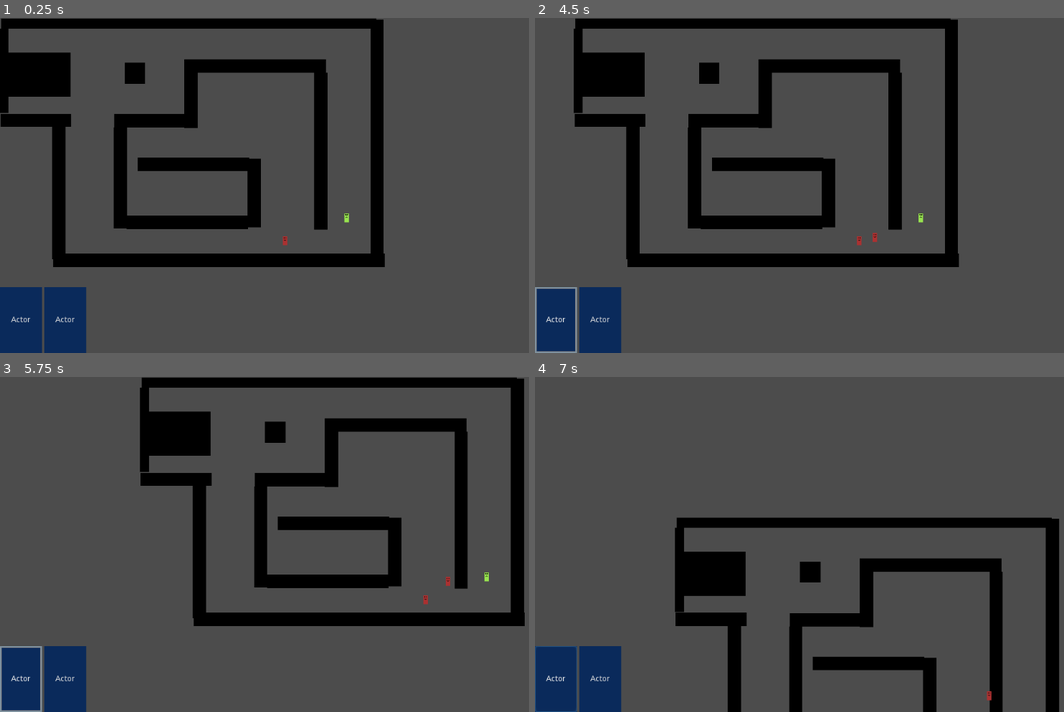
Above: before the commit, frames 1-4 (two rows, left to right).
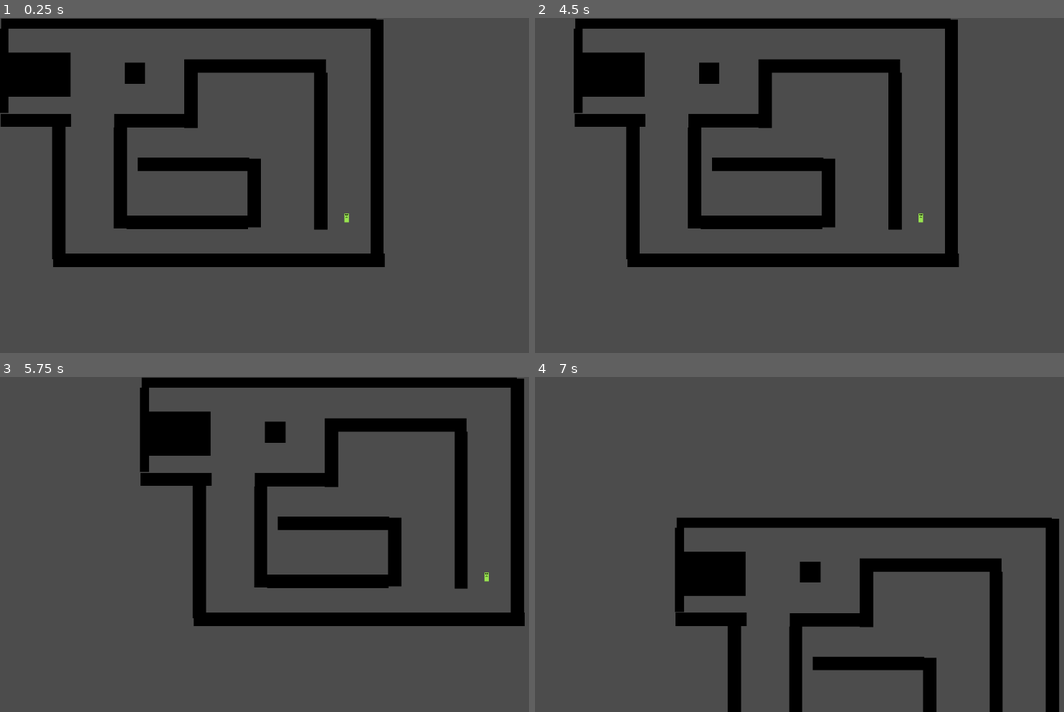
Above: after the commit, the same moments.

Repository: bbenefield89/Godot_cRPG
Game: Godot game, scene res://World.tscn
The game is run twice, just before and just after one commit, with the same random seed, the same clock (stepped at 60 frames per second) and the same inputs.
Inputs (mouse positions are in pixels of both pictures, inside the frame that each line leads up to):
- Up to frame 1 (0.25 s): no input
- Up to frame 2 (4.5 s): click (556, 319) at 0.5 s, where only the run before the commit has a clickable "Actor"; click (556, 319) at 1.25 s, where only the run before the commit has a clickable "Actor"; click (556, 319) at 2 s, where only the run before the commit has a clickable "Actor"; tap Enter at 2.75, 4.25 s; drag from (820, 242) to (878, 111) at 2.77 s; tap Space at 3.5 s; drag from (820, 242) to (794, 252) at 3.52 s; move the mouse to (878, 219) at 4.27 s; hold A (camera_left) from 4.28 s (still down); click (878, 219) at 4.42 s
- Up to frame 3 (5.75 s): tap Shift (shift) at 4.55 s; release A (camera_left) at 5 s; drag from (259, 611) to (449, 581) at 5.02 s
- Up to frame 4 (7 s): tap Space at 5.75 s; move the mouse to (995, 594) at 5.77 s; hold W (camera_up) 5.78-6.5 s; click (995, 594) at 5.92 s; tap Shift (shift) at 6.05 s; tap Escape (open_esc_menu) at 6.4 s; drag from (651, 494) to (989, 698) at 6.52 s

The runs differ from the first frame. In frame 1, 3.1% of the frame differs, in the area x 0-55%, y 65-100%; in frame 2, 3.2%, in the area x 0-65%, y 64-100%; in frame 3, 3.2%; in frame 4, 3.1%.

Commit message:
Create basic save/load system

Diff:
--- a/Characters/ActorsContainer.gd
+++ b/Characters/ActorsContainer.gd
@@ -41,7 +41,7 @@
 
 
 func handle_key_input_select_actor(num_key_value: int) -> void: ###
-	if get_child_count() > num_key_value:
+	if actors_in_party.size() > num_key_value:
 		if Input.is_action_pressed("shift"):
 			select_actor(get_child(num_key_value))
 		else:
--- /dev/null
+++ b/UI/ActorBar.gd
@@ -0,0 +1,4 @@
+extends HBoxContainer
+
+func _ready():
+	modulate.a = 0
--- a/UI/BottomUI.tscn
+++ b/UI/BottomUI.tscn
@@ -1,11 +1,6 @@
-[gd_scene load_steps=4 format=2]
+[gd_scene load_steps=2 format=2]
 
-[ext_resource path="res://UI/SelectActorButton.gd" type="Script" id=1]
 [ext_resource path="res://UI/PartyContainerUI.gd" type="Script" id=2]
-
-[sub_resource type="StyleBoxFlat" id=1]
-bg_color = Color( 0.0431373, 0.168627, 0.360784, 1 )
-border_color = Color( 0.580392, 0.580392, 0.580392, 1 )
 
 [node name="BottomUI" type="MarginContainer"]
 anchor_top = 1.0
@@ -21,64 +16,15 @@
 margin_bottom = 118.0
 
 [node name="PartyContainer" type="HBoxContainer" parent="HBoxContainer"]
-margin_right = 154.0
 margin_bottom = 118.0
 script = ExtResource( 2 )
 
-[node name="MarginContainer" type="MarginContainer" parent="HBoxContainer/PartyContainer"]
-margin_right = 75.0
-margin_bottom = 118.0
-rect_min_size = Vector2( 75, 0 )
-mouse_default_cursor_shape = 2
-
-[node name="Panel" type="Panel" parent="HBoxContainer/PartyContainer/MarginContainer"]
-margin_right = 75.0
-margin_bottom = 118.0
-custom_styles/panel = SubResource( 1 )
-
-[node name="SelectActorButton" type="Button" parent="HBoxContainer/PartyContainer/MarginContainer"]
-margin_right = 75.0
-margin_bottom = 118.0
-mouse_default_cursor_shape = 2
-text = "Actor"
-flat = true
-script = ExtResource( 1 )
-
-[node name="MarginContainer2" type="MarginContainer" parent="HBoxContainer/PartyContainer"]
-margin_left = 79.0
-margin_right = 154.0
-margin_bottom = 118.0
-rect_min_size = Vector2( 75, 0 )
-mouse_default_cursor_shape = 2
-
-[node name="Panel" type="Panel" parent="HBoxContainer/PartyContainer/MarginContainer2"]
-margin_right = 75.0
-margin_bottom = 118.0
-custom_styles/panel = SubResource( 1 )
-
-[node name="SelectActorButton" type="Button" parent="HBoxContainer/PartyContainer/MarginContainer2"]
-margin_right = 75.0
-margin_bottom = 118.0
-mouse_default_cursor_shape = 2
-text = "Actor"
-flat = true
-script = ExtResource( 1 )
-
 [node name="QuickMenuContainer" type="HBoxContainer" parent="HBoxContainer"]
-margin_left = 158.0
-margin_right = 158.0
+margin_left = 4.0
+margin_right = 4.0
 margin_bottom = 118.0
 
 [node name="ChatBoxContainer" type="HBoxContainer" parent="HBoxContainer"]
-margin_left = 162.0
-margin_right = 162.0
+margin_left = 8.0
+margin_right = 8.0
 margin_bottom = 118.0
-
-[connection signal="button_down" from="HBoxContainer/PartyContainer/MarginContainer/SelectActorButton" to="HBoxContainer/PartyContainer" method="_on_SelectActorButton_button_down"]
-[connection signal="button_up" from="HBoxContainer/PartyContainer/MarginContainer/SelectActorButton" to="HBoxContainer/PartyContainer/MarginContainer/SelectActorButton" method="_on_SelectActorButton_button_up"]
-[connection signal="party_ui_actor_selected" from="HBoxContainer/PartyContainer/MarginContainer/SelectActorButton" to="HBoxContainer/PartyContainer" method="_on_SelectActorButton_party_ui_actor_selected"]
-[connection signal="party_ui_actor_selected_shift" from="HBoxContainer/PartyContainer/MarginContainer/SelectActorButton" to="HBoxContainer/PartyContainer" method="_on_SelectActorButton_party_ui_actor_selected_shift"]
-[connection signal="button_down" from="HBoxContainer/PartyContainer/MarginContainer2/SelectActorButton" to="HBoxContainer/PartyContainer" method="_on_SelectActorButton_button_down"]
-[connection signal="button_up" from="HBoxContainer/PartyContainer/MarginContainer2/SelectActorButton" to="HBoxContainer/PartyContainer/MarginContainer2/SelectActorButton" method="_on_SelectActorButton_button_up"]
-[connection signal="party_ui_actor_selected" from="HBoxContainer/PartyContainer/MarginContainer2/SelectActorButton" to="HBoxContainer/PartyContainer" method="_on_SelectActorButton_party_ui_actor_selected"]
-[connection signal="party_ui_actor_selected_shift" from="HBoxContainer/PartyContainer/MarginContainer2/SelectActorButton" to="HBoxContainer/PartyContainer" method="_on_SelectActorButton_party_ui_actor_selected_shift"]
--- /dev/null
+++ b/UI/PartyMemberPortrait.tscn
@@ -0,0 +1,28 @@
+[gd_scene load_steps=3 format=2]
+
+[ext_resource path="res://UI/SelectActorButton.gd" type="Script" id=1]
+
+[sub_resource type="StyleBoxFlat" id=1]
+bg_color = Color( 0.0431373, 0.168627, 0.360784, 1 )
+border_color = Color( 0.580392, 0.580392, 0.580392, 1 )
+
+[node name="PartyMemberPortrait" type="MarginContainer"]
+margin_right = 75.0
+margin_bottom = 118.0
+rect_min_size = Vector2( 75, 0 )
+mouse_default_cursor_shape = 2
+
+[node name="Panel" type="Panel" parent="."]
+margin_right = 75.0
+margin_bottom = 118.0
+custom_styles/panel = SubResource( 1 )
+
+[node name="SelectActorButton" type="Button" parent="."]
+margin_right = 75.0
+margin_bottom = 118.0
+mouse_default_cursor_shape = 2
+text = "Actor"
+flat = true
+script = ExtResource( 1 )
+
+[connection signal="button_up" from="SelectActorButton" to="SelectActorButton" method="_on_SelectActorButton_button_up"]
--- /dev/null
+++ b/UI/SpellsContainer.gd
@@ -0,0 +1,18 @@
+extends HBoxContainer
+
+var Essential := preload("res://UI/Essential.tscn")
+
+func _ready():
+	var spells = [
+		{
+			"name": "Fireball", "cost": 1, "dmg": 1, "range": 1,
+		},
+	]
+	create_spell_containers(spells)
+
+
+func create_spell_containers(spells):
+	for spell in spells:
+		var spell_ui := Essential.instance()
+		spell_ui.get_node("Button").text = spell.name
+		add_child(spell_ui)
--- a/World.gd
+++ b/World.gd
@@ -1,4 +1,9 @@
 extends Node2D
+
+var ActorScene := preload("res://Creatures/Actor/Actor.tscn")
+var ActorsPortraitScene := preload("res://UI/PartyMemberPortrait.tscn")
+var DataMapper := preload("res://saves/DataMapper.gd").new()
+var save_data := {}
 
 onready var ActorsContainer := $ActorsContainer
 onready var EnemyContainer := $EnemyContainer
@@ -7,17 +12,68 @@
 onready var PartyUI := $UILayer/BottomUI/HBoxContainer/PartyContainer
 
 func _ready():
+	load_save("quick_save") # Only run on ready for dev purposes
 	connect_ActorsContainers()
 	connect_PartyUI()
 	connect_Actors()
 	connect_Enemies()
 
 
-func open_esc_menu(): ###
+func _input(event):
+	if event.is_action_pressed("quick_save"):
+		save_game("quick_save")
+		print("Quick Save Complete")
+
+
+func save_game(file_name: String) -> void:
+	var save_file := File.new()
+	# warning-ignore:return_value_discarded
+	save_file.open("res://saves/%s.json" % file_name, File.WRITE)
+	save_data.actors.actors_in_party.clear()
+	for actor in ActorsContainer.actors_in_party:
+		save_data.actors.actors_in_party.append(DataMapper.map_actor_to_dict(actor))
+	save_file.store_string(to_json(save_data))
+	save_file.close()
+
+
+func load_save(file_name: String) -> void:
+	var save_file := File.new()
+	if save_file.open("res://saves/%s.json" % file_name, File.READ) == OK:
+		var save_file_json = JSON.parse(save_file.get_as_text())
+		if save_file_json.error == OK:
+			save_data = save_file_json.result
+			handle_save_data()
+	else:
+		print('Save "%s" not found' % file_name) # Need to handle this error appropriately in the future
+	save_file.close()
+
+
+func handle_save_data() -> void:
+	load_actors()
+
+
+func load_actors() -> void:
+	var actors_in_party = []
+	var actors_portraits = []
+	for actor in save_data.actors.actors_in_party:
+		var actor_tscn = ActorScene.instance()
+		actors_in_party.append(actor_tscn)
+		ActorsContainer.add_child(actor_tscn)
+		DataMapper.map_dict_to_actor(actor, actor_tscn)
+
+		var actors_portrait = ActorsPortraitScene.instance()
+		actors_portraits.append(actors_portrait)
+		actors_portrait.name = actor.name
+		PartyUI.add_child(actors_portrait)
+	ActorsContainer.actors_in_party = actors_in_party
+	PartyUI.actors_portraits = actors_portraits
+
+
+func open_esc_menu() -> void: ###
 	print("Open ESC Menu") # Placeholder until we handle the ESC Menu UI
 
 
-func connect_ActorsContainers() -> void: ###
+func connect_ActorsContainers() -> void:
 	# warning-ignore:return_value_discarded
 	ActorsContainer.connect("open_esc_menu", self, "open_esc_menu")
 	# warning-ignore:return_value_discarded
@@ -25,7 +81,7 @@
 			"alter_actors_portraits")
 
 
-func connect_PartyUI() -> void: ###
+func connect_PartyUI() -> void:
 	# warning-ignore:return_value_discarded
 	PartyUI.connect("party_ui_selecting_actor", ActorsContainer,
 			"set_is_selecting_actor", [true])
@@ -40,13 +96,13 @@
 			"select_actor_by_idx")
 
 
-func connect_Actors() -> void: ###
+func connect_Actors() -> void:
 	for actor in ActorsContainer.get_children():
 		actor.Navigation2d = Navigation2d
 		actor.MainCamera = MainCamera
 
 
-func connect_Enemies() -> void: ###
+func connect_Enemies() -> void:
 	for enemy in EnemyContainer.get_children():
 		var SelectBox = enemy.get_node("SelectBox")
 		enemy.Navigation2d = Navigation2d
--- a/World.tscn
+++ b/World.tscn
@@ -1,6 +1,5 @@
-[gd_scene load_steps=9 format=2]
+[gd_scene load_steps=8 format=2]
 
-[ext_resource path="res://Creatures/Actor/Actor.tscn" type="PackedScene" id=1]
 [ext_resource path="res://Creatures/Npc/Enemies/Enemy.tscn" type="PackedScene" id=2]
 [ext_resource path="res://Cameras/Camera2D.gd" type="Script" id=3]
 [ext_resource path="res://1px_sprite.png" type="Texture" id=4]
@@ -143,12 +142,6 @@
 [node name="ActorsContainer" type="Node2D" parent="."]
 script = ExtResource( 5 )
 
-[node name="Actor" parent="ActorsContainer" instance=ExtResource( 1 )]
-position = Vector2( 509, 399 )
-
-[node name="Actor2" parent="ActorsContainer" instance=ExtResource( 1 )]
-position = Vector2( 509, 399 )
-
 [node name="EnemyContainer" type="Node2D" parent="."]
 
 [node name="Enemy" parent="EnemyContainer" instance=ExtResource( 2 )]
--- a/project.godot
+++ b/project.godot
@@ -115,6 +115,11 @@
 "events": [ Object(InputEventMouseButton,"resource_local_to_scene":false,"resource_name":"","device":0,"alt":false,"shi …(212 unchanged characters)…
  ]
 }
+quick_save={
+"deadzone": 0.5,
+"events": [ Object(InputEventKey,"resource_local_to_scene":false,"resource_name":"","device":0,"alt":false,"shift":false,"control":false,"meta":false,"command":false,"pressed":false,"scancode":16777248,"unicode":0,"echo":false,"script":null)
+ ]
+}
 
 [layer_names]
 
--- /dev/null
+++ b/saves/DataMapper.gd
@@ -0,0 +1,14 @@
+extends Node
+
+func map_actor_to_dict(actor: KinematicBody2D) -> Dictionary:
+	return {
+		"name": actor.name,
+		"health": actor.Stats.health,
+		"position": { "x": actor.position.x, "y": actor.position.y },
+	}
+
+
+func map_dict_to_actor(data: Dictionary, actor: KinematicBody2D) -> void:
+	actor.name = data.name
+	actor.Stats.health = data.health
+	actor.position = Vector2(data.position.x, data.position.y)
--- /dev/null
+++ b/test/unit/test_DataMapper.gd
@@ -0,0 +1,23 @@
+extends "res://addons/gut/test.gd"
+
+var DataMapper = load("res://saves/DataMapper.gd")
+
+class ActorMock extends KinematicBody2D:
+	var Stats = { "health": 1 }
+	func _ready():
+		name = "Test"
+
+func test_map_actor_to_dict():
+	var data_mapper = partial_double(DataMapper).new()
+	var actor = {
+		"name": "Test",
+		"health": 1,
+		"position": { "x": 0, "y": 0 }
+	}
+	var actor_mock = ActorMock.new()
+	actor_mock.name = "Test"
+	var saved_actor = data_mapper.map_actor_to_dict(actor_mock)
+	assert_eq(actor_mock.name, saved_actor.name)
+	assert_eq(actor_mock.Stats.health, saved_actor.health)
+	assert_eq(actor_mock.position.x, saved_actor.position.x)
+	assert_eq(actor_mock.position.y, saved_actor.position.y)
--- a/test/unit/test_World.gd
+++ b/test/unit/test_World.gd
@@ -1,10 +1,52 @@
 extends "res://addons/gut/test.gd"
 
 var World = load("res://World.tscn")
+var DataMapper = load("res://saves/DataMapper.gd")
+
+class FileMock extends File:
+	pass
 
 #func test_open_esc_menu():
 #	var world = partial_double(World).new()
 #
+
+
+func test_save_game():
+	var world = partial_double(World).instance()
+	add_child_autofree(world)
+	world.DataMapper = double(DataMapper).new()
+	world.save_data = { "actors": { "actors_in_party": [] } }
+	world.ActorsContainer.actors_in_party = [
+		{ "name": "Test", "health": 1, "position": { "x": 1, "y": 1 } }
+	]
+	world.save_game("test_save_game")
+	assert_called(world.DataMapper, "map_actor_to_dict")
+
+
+func test_load_save():
+	var world = partial_double(World).instance()
+	stub(world, "handle_save_data").to_do_nothing()
+	add_child_autofree(world)
+	world.load_save("test_save_game")
+	assert_called(world, "handle_save_data")
+
+
+func test_handle_save_data():
+	var world = partial_double(World).instance()
+	stub(world, "load_actors").to_do_nothing()
+	world.save_data = { "actors": { "actors_in_party": [] } }
+	add_child_autofree(world)
+	assert_called(world, "load_actors")
+
+
+func test_load_actors():
+	var world = partial_double(World).instance()
+	add_child_autofree(world)
+	world.save_data = { "actors": { "actors_in_party": [{ "name": "Test" }] } }
+	world.DataMapper = double(DataMapper).new()
+	world.load_actors()
+	assert_called(world.DataMapper, "map_dict_to_actor")
+
 
 func test_connect_ActorsContainer():
 	var world = partial_double(World).instance()
